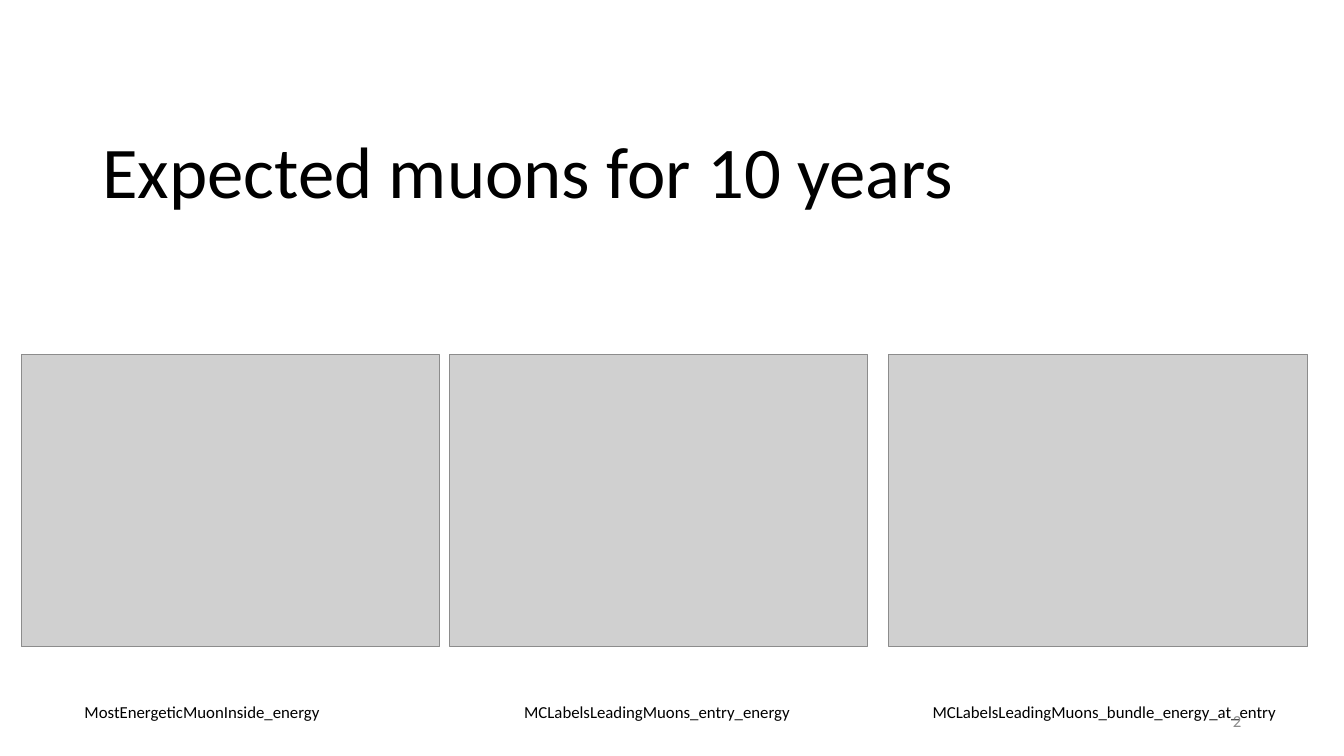
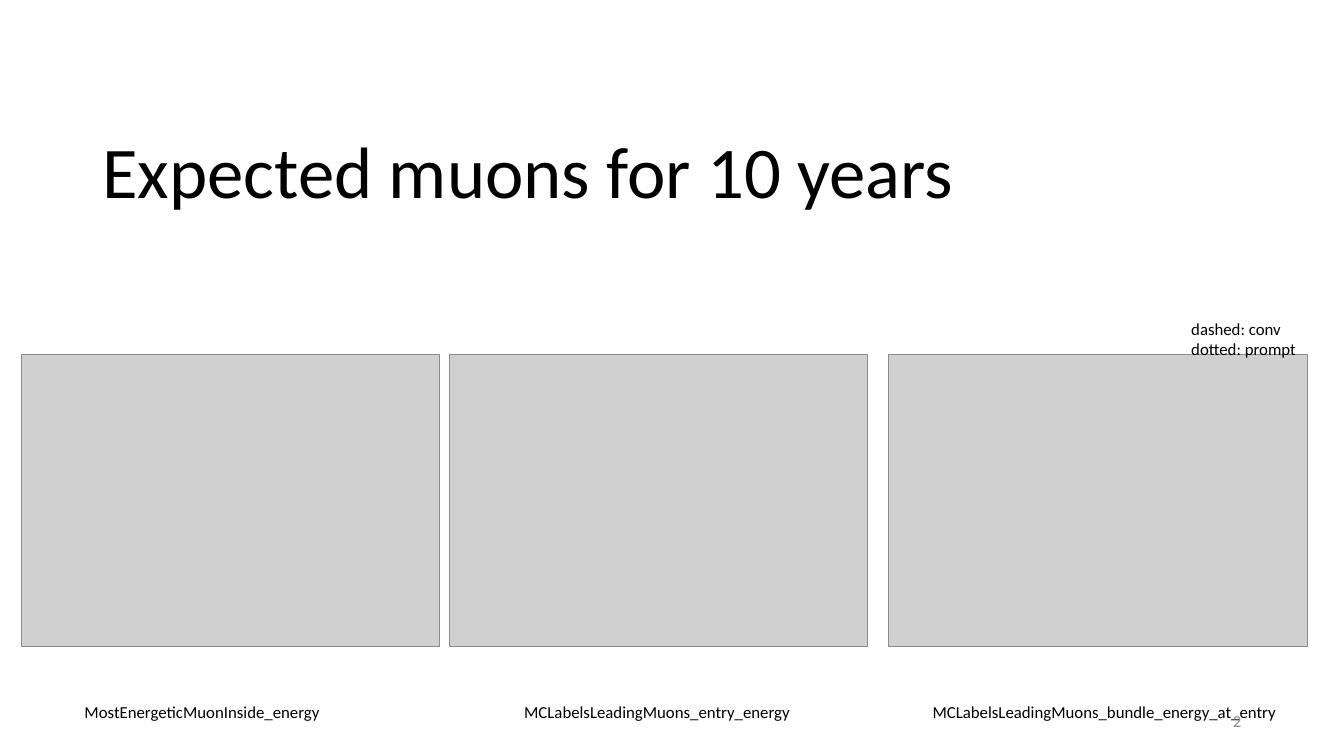
Before and after one commit to pascalgutjahr/presentations, a slide deck: slide 3 of cr_group/prompt_20230831.pptx. Drawn at 1344x756 pixels with LibreOffice and Linux fonts; fonts in the diff are those of the drawing; grey boxes stand for pictures. Boxes give left, top, right and bottom in pixels: in the first picture for what was removed or moved away, otherwise in the second. Text is boxed around its words. In the diff, an @@ line names an element or a change of style, - is before the commit and + after.

```diff
--- a/cr_group/prompt_20230831.pptx
+++ b/cr_group/prompt_20230831.pptx
@@ text added at box(1191, 323, 1296, 358), 12 pt, text #000000 @@
+dashed: conv
+dotted: prompt
```
Also in this commit, not shown: 4 other slides changed, 8 slides added.
